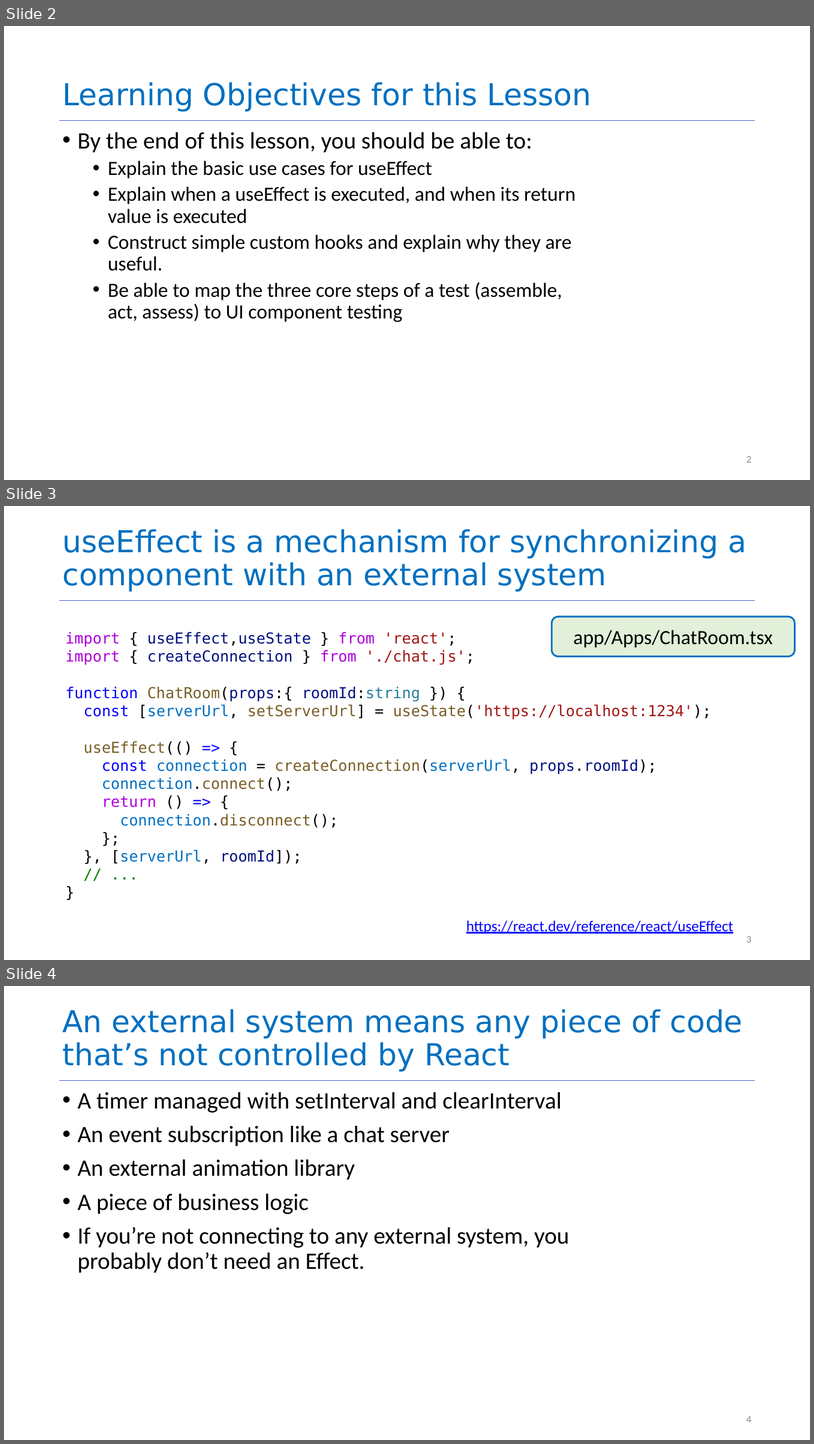
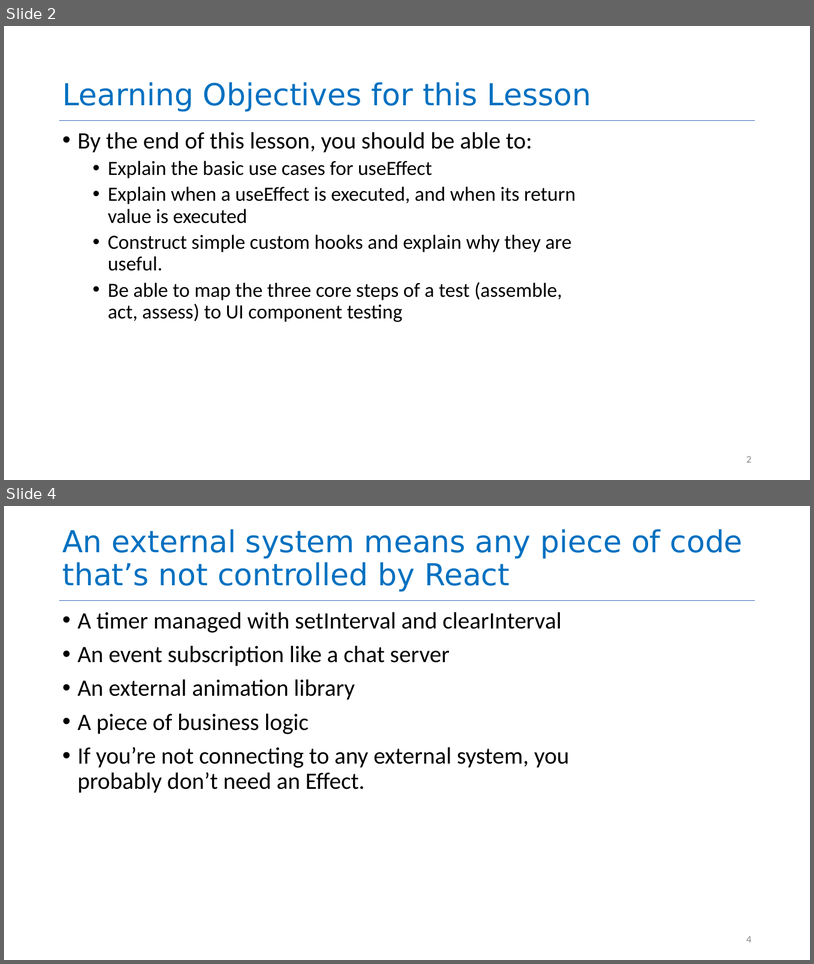
Before and after one commit to neu-se/CS4530-Fall-2023, a slide deck: Slides/Module 08 React Hooks.pptx. Shown one above the other, each under a label of ours: slides 2, 3 and 4 before the commit, slides 2 and 4 after it; the slides between them are not shown. The pictures are 814x1444 and 814x964 pixels, drawn with LibreOffice and Linux fonts; fonts in the diff are those of the drawing. Boxes give left, top, right and bottom in pixels: in the first picture for what was removed or moved away, otherwise in the second. Text is boxed around its words. In the diff, an @@ line names an element or a change of style, - is before the commit and + after.

```diff
--- a/Slides/Module 08 React Hooks.pptx
+++ b/Slides/Module 08 React Hooks.pptx
@@ slide 3 removed at bbox=[4, 506, 810, 960], background #FFFFFF; not listed: 1 template element that a slide beside it also shows @@
@@ title removed at bbox=[62, 529, 747, 592] @@
-useEffect is a mechanism for synchronizing a component with an external system
@@ rounded rectangle removed at bbox=[552, 617, 795, 657] @@
-app/Apps/ChatRoom.tsx
@@ text removed at bbox=[65, 632, 712, 864] @@
-import { useEffect,useState } from 'react';
-import { createConnection } from './chat.js';
-function ChatRoom(props:{ roomId:string }) {
-const [serverUrl, setServerUrl] = useState('https://localhost:1234');
-useEffect(() => {
-const connection = createConnection(serverUrl, props.roomId);
-connection.connect();
-return () => {
-connection.disconnect();
-};
-}, [serverUrl, roomId]);
-// ...
-}
@@ text removed at bbox=[467, 920, 734, 933] @@
-https://react.dev/reference/react/useEffect
@@ page number removed at bbox=[747, 936, 752, 942] @@
-3
```
Also in this commit, not shown: 1 slide changed, 3 slides added, 2 other files.
